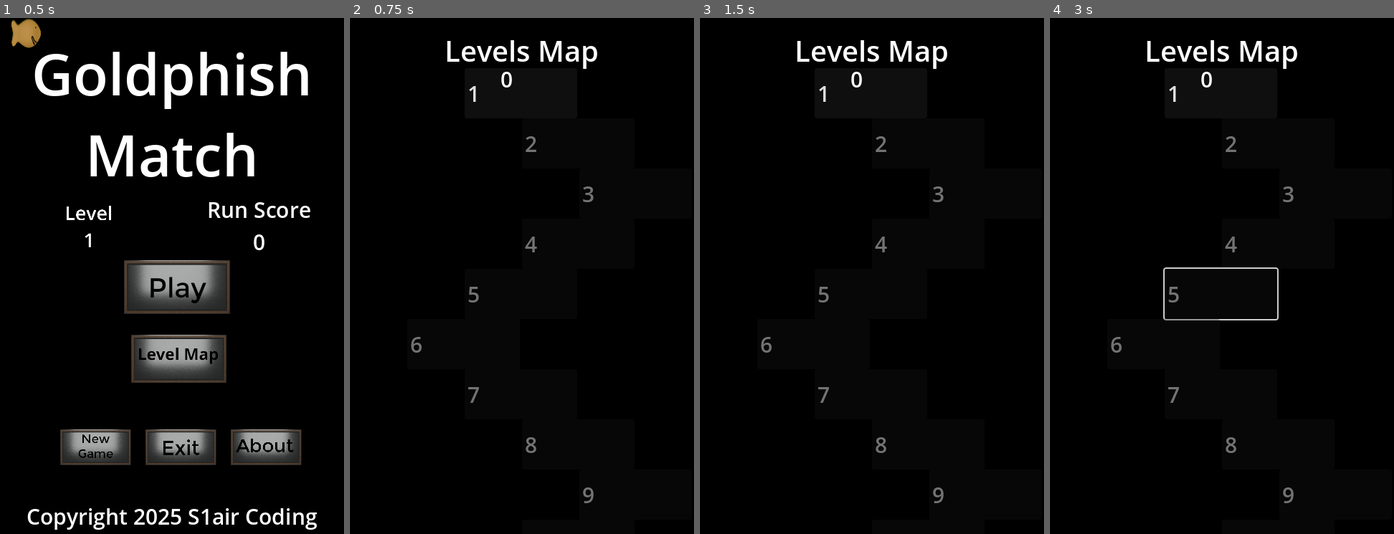
Above: before the commit, frames 1-4 (left to right).
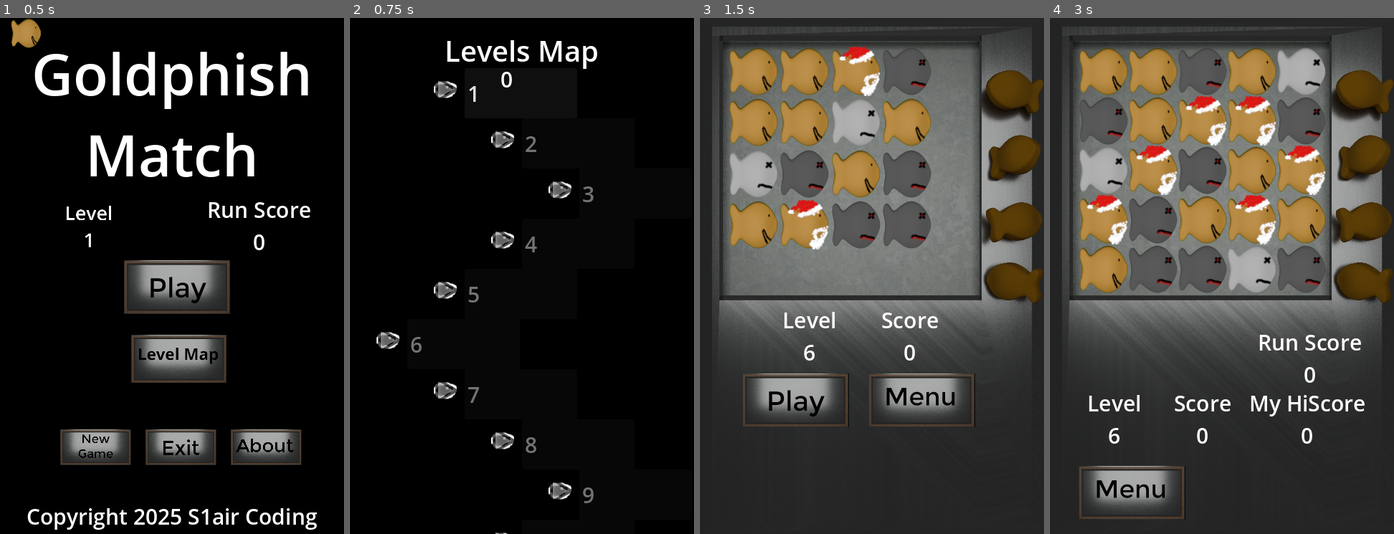
Above: after the commit, the same moments.

Repository: SecsAndCyber/GoldphishMatcher
Game: Godot game, scene res://source/menu_state.tscn
The game is run twice, just before and just after one commit, with the same random seed, the same clock (stepped at 60 frames per second) and the same inputs.
Inputs (mouse positions are in pixels of both pictures, inside the frame that each line leads up to):
- Up to frame 1 (0.5 s): no input
- Up to frame 2 (0.75 s): click (528, 358) at 0.5 s
- Up to frame 3 (1.5 s): click (799, 90) at 1.27 s
- Up to frame 4 (3 s): click (1270, 399) at 2.02 s; click (1228, 286) at 2.77 s

Frame 1 is identical in both runs. In frame 2, 1.6% of the frame differs, in the area x 7-65%, y 12-100%; in frame 3, 99%; in frame 4, 99%, in the area x 0-100%, y 0-100%.

Commit message:
Add rewatch option to level map

Diff:
--- a/source/level_island.tscn
+++ b/source/level_island.tscn
@@ -1,8 +1,10 @@
-[gd_scene load_steps=4 format=3 uid="uid://uyvmwyfyqof7"]
+[gd_scene load_steps=6 format=3 uid="uid://uyvmwyfyqof7"]
 
 [ext_resource type="Script" path="res://source/scripts/level_island.gd" id="1_mnovf"]
 [ext_resource type="Theme" uid="uid://docpmippif7jn" path="res://source/resources/PlayStateText.tres" id="1_vi3uh"]
 [ext_resource type="PackedScene" uid="uid://d1dm0gb8pvhv7" path="res://source/star_feed_back.tscn" id="3_ttldc"]
+[ext_resource type="Texture2D" uid="uid://jyvpo47up5c4" path="res://assets/UI/replay_icon.png" id="4_e3b57"]
+[ext_resource type="Texture2D" uid="uid://b8pbbf3pxkmhd" path="res://assets/UI/replay_icon_hover.png" id="5_8bxwj"]
 
 [node name="LevelIsland" type="Button"]
 offset_top = -1.0
@@ -30,3 +32,14 @@
 offset_right = 785.0
 offset_bottom = 240.0
 scale = Vector2(0.16, 0.16)
+
+[node name="TextureButton" type="TextureButton" parent="."]
+layout_mode = 0
+offset_left = -43.0
+offset_top = 14.0
+offset_right = -3.0
+offset_bottom = 54.0
+texture_normal = ExtResource("4_e3b57")
+texture_hover = ExtResource("5_8bxwj")
+
+[connection signal="pressed" from="TextureButton" to="." method="_on_texture_button_pressed"]
--- /dev/null
+++ b/source/rewatch_state.tscn
@@ -0,0 +1,158 @@
+[gd_scene load_steps=13 format=3 uid="uid://0eod5ot6e5b8"]
+
+[ext_resource type="PackedScene" uid="uid://b2a53t6xtelye" path="res://source/replay_state.tscn" id="1_mqri8"]
+[ext_resource type="Script" path="res://source/scripts/rewatch_state.gd" id="2_53kra"]
+[ext_resource type="Texture2D" uid="uid://dve8vqj2hvbn0" path="res://assets/backgrounds/background-1.png" id="3_6p24m"]
+[ext_resource type="Texture2D" uid="uid://drisw86hb5du7" path="res://assets/backgrounds/foreground-1.png" id="4_v7lwa"]
+[ext_resource type="Texture2D" uid="uid://bxvbt63obr7j1" path="res://assets/UI/Return_Button_Frames.png" id="5_v1dss"]
+[ext_resource type="Texture2D" uid="uid://oimu8os7fkqs" path="res://assets/UI/Play_Button_Frames.png" id="6_3bp42"]
+[ext_resource type="Theme" uid="uid://docpmippif7jn" path="res://source/resources/PlayStateText.tres" id="7_y5v6o"]
+[ext_resource type="PackedScene" uid="uid://d1dm0gb8pvhv7" path="res://source/star_feed_back.tscn" id="8_oj00r"]
+
+[sub_resource type="AtlasTexture" id="AtlasTexture_t6qk5"]
+atlas = ExtResource("5_v1dss")
+region = Rect2(0, 0, 298, 0)
+
+[sub_resource type="AtlasTexture" id="AtlasTexture_dhwgr"]
+atlas = ExtResource("5_v1dss")
+region = Rect2(298, 0, 298, 0)
+
+[sub_resource type="AtlasTexture" id="AtlasTexture_soy2p"]
+atlas = ExtResource("6_3bp42")
+region = Rect2(0, 0, 298, 0)
+
+[sub_resource type="AtlasTexture" id="AtlasTexture_7il42"]
+atlas = ExtResource("6_3bp42")
+region = Rect2(298, 0, 298, 0)
+
+[node name="RewatchState" type="Node2D"]
+
+[node name="ReplayState" parent="." instance=ExtResource("1_mqri8")]
+
+[node name="Container" type="Control" parent="."]
+layout_mode = 3
+anchors_preset = 0
+offset_right = 480.0
+offset_bottom = 720.0
+script = ExtResource("2_53kra")
+
+[node name="background" type="TextureRect" parent="Container"]
+z_index = -1
+layout_mode = 0
+offset_right = 480.0
+offset_bottom = 720.0
+scale = Vector2(0.3, 0.3)
+texture = ExtResource("3_6p24m")
+
+[node name="foreground" type="TextureRect" parent="Container"]
+z_index = 7
+layout_mode = 0
+offset_right = 1600.0
+offset_bottom = 2400.0
+scale = Vector2(0.3, 0.3)
+mouse_filter = 2
+texture = ExtResource("4_v7lwa")
+
+[node name="ReturnButton" type="TextureButton" parent="Container"]
+z_index = 10
+layout_mode = 1
+anchors_preset = 5
+anchor_left = 0.5
+anchor_right = 0.5
+offset_left = -5.0
+offset_top = 496.0
+offset_right = 293.0
+offset_bottom = 646.0
+grow_horizontal = 2
+scale = Vector2(0.5, 0.5)
+texture_normal = SubResource("AtlasTexture_t6qk5")
+texture_hover = SubResource("AtlasTexture_dhwgr")
+stretch_mode = 3
+
+[node name="PlayButton" type="TextureButton" parent="Container"]
+z_index = 10
+layout_mode = 1
+anchors_preset = 8
+anchor_left = 0.5
+anchor_top = 0.5
+anchor_right = 0.5
+anchor_bottom = 0.5
+offset_left = -181.0
+offset_top = 136.0
+offset_right = 117.0
+offset_bottom = 286.0
+grow_horizontal = 2
+grow_vertical = 2
+scale = Vector2(0.5, 0.5)
+texture_normal = SubResource("AtlasTexture_soy2p")
+texture_hover = SubResource("AtlasTexture_7il42")
+
+[node name="CurrentLevel" type="Label" parent="Container"]
+z_index = 10
+layout_mode = 0
+offset_left = 83.0
+offset_top = 399.0
+offset_right = 223.0
+offset_bottom = 489.0
+theme = ExtResource("7_y5v6o")
+text = "Level
+1"
+horizontal_alignment = 1
+vertical_alignment = 1
+
+[node name="CurrentScore" type="Label" parent="Container"]
+z_index = 10
+layout_mode = 0
+offset_left = 223.0
+offset_top = 399.0
+offset_right = 363.0
+offset_bottom = 489.0
+theme = ExtResource("7_y5v6o")
+text = "Score
+0"
+horizontal_alignment = 1
+vertical_alignment = 1
+
+[node name="HiScore" type="Label" parent="Container"]
+visible = false
+layout_mode = 1
+anchors_preset = 1
+anchor_left = 1.0
+anchor_right = 1.0
+offset_left = -200.0
+offset_top = 37.0
+offset_right = -60.0
+offset_bottom = 127.0
+grow_horizontal = 0
+theme = ExtResource("7_y5v6o")
+text = "Hi Score
+0"
+horizontal_alignment = 1
+vertical_alignment = 1
+
+[node name="DoneBanner" type="Label" parent="Container"]
+visible = false
+layout_mode = 1
+anchors_preset = 1
+anchor_left = 1.0
+anchor_right = 1.0
+offset_left = -367.0
+offset_top = 309.0
+offset_right = -175.0
+offset_bottom = 396.0
+grow_horizontal = 0
+theme = ExtResource("7_y5v6o")
+text = "Winner"
+horizontal_alignment = 1
+vertical_alignment = 1
+
+[node name="StarFeedBack" parent="Container" instance=ExtResource("8_oj00r")]
+z_index = 9
+offset_left = 34.0
+offset_top = 567.0
+offset_right = 794.0
+offset_bottom = 810.0
+scale = Vector2(0.555, 0.555)
+
+[connection signal="pressed" from="Container/ReturnButton" to="Container" method="_on_menu_button_pressed"]
+[connection signal="pressed" from="Container/PlayButton" to="Container" method="_on_play_button_pressed"]
--- a/source/scripts/level_island.gd
+++ b/source/scripts/level_island.gd
@@ -23,3 +23,8 @@
 # Called every frame. 'delta' is the elapsed time since the previous frame.
 func _process(_delta: float) -> void:
 	star_feed_back.display(Reg.LevelStars.get(level_id, 0))
+
+
+func _on_texture_button_pressed() -> void:
+	Reg.LastLevel = level_id
+	Reg.Sounds.get_parent().change_scene_to_file("res://source/rewatch_state.tscn")
--- a/source/scripts/level_map_camera.gd
+++ b/source/scripts/level_map_camera.gd
@@ -4,11 +4,11 @@
 @onready var viewport_size:Vector2 = Vector2(get_viewport_rect().size)
 # Called when the node enters the scene tree for the first time.
 func _ready() -> void:
-	limit_top = target_control.global_position.y
-	limit_bottom = target_control.size.y
+	limit_top = int(target_control.global_position.y)
+	limit_bottom = int(target_control.size.y)
 
 func _process(_delta: float) -> void:
-	position.y = clampi(position.y, limit_top, limit_bottom - viewport_size.y)
+	position.y = int(clampf(position.y, limit_top, limit_bottom - viewport_size.y))
 
 func move_y(delta: float, scaled: bool = false) -> void:
 	var _target_y: float = position.y + delta
--- a/source/scripts/level_map_state.gd
+++ b/source/scripts/level_map_state.gd
@@ -18,6 +18,7 @@
 		level_islands.remove_child(li)
 		li.queue_free()
 
+	@warning_ignore("integer_division")
 	var x_steps = [480/6, 480/3, 480/2, 2*480/3, 480/2, 480/3]
 	for level_id in range(1,31):
 		var level_button = LevelIslandFactory.instantiate()
--- /dev/null
+++ b/source/scripts/rewatch_state.gd
@@ -0,0 +1,63 @@
+extends Control # GameState
+class_name RewatchState
+
+@onready var return_button: TextureButton = $ReturnButton
+@onready var play_button: TextureButton = $PlayButton
+@onready var background: TextureRect = $background
+@onready var foreground: TextureRect = $foreground
+@onready var current_level: Label = $CurrentLevel
+@onready var current_score: Label = $CurrentScore
+@onready var hi_score: Label = $HiScore
+@onready var done_banner: Label = $DoneBanner
+@onready var star_feed_back: Control = $StarFeedBack
+
+var display_score:int = Reg.Score
+
+# Called when the node enters the scene tree for the first time.
+func _ready() -> void:
+	# super._ready()
+	Reg.Levels = Reg.LastLevel
+	Reg.LastMoves = Reg.HiScoreMoves.get(Reg.LastLevel,[])
+	display_score = Reg.HiScore.get(Reg.LastLevel,0)
+	call_deferred("do_rewatch_setup")
+
+func do_rewatch_setup():
+	# Do initialization here
+	Reg.HiScoreSet = false
+	$CurrentLevel.text = "Level\n" + str(Reg.Levels);
+	$CurrentScore.text = "Score\n" + str(display_score);
+
+	if Reg.Levels in Reg.HiScore:
+		$HiScore.text = "Hi Score\n" + str(Reg.HiScore[Reg.Levels]);
+
+	star_feed_back.global_position = Vector2(242, 625)
+	star_feed_back.scale  = Vector2(0.286, 0.286)
+	star_feed_back.display(Reg.LevelStars.get(Reg.Levels, 0))
+
+	Reg.Score = 0
+	Reg.saveScore()
+	Reg.PS = null
+	get_tree().create_timer(1).timeout.connect(func():
+		replay_state._on_check_button_toggled(true)
+	)
+
+# Called every frame. 'delta' is the elapsed time since the previous frame.
+func _process(_delta: float) -> void:
+	pass
+
+
+func _on_menu_button_pressed() -> void:
+	Reg.RunningScore = 0
+	Reg.Score = 0
+	Reg.saveScore()
+	Reg.Replay = false
+	replay_state.change_scene_to_file("res://source/menu_state.tscn")
+
+@onready var replay_state: ReplayState = $"../ReplayState/Container"
+
+func _on_play_button_pressed() -> void:
+	Reg.RunningScore = 0
+	Reg.Score = 0
+	Reg.saveScore()
+	Reg.Replay = false
+	replay_state.change_scene_to_file("res://source/play_state.tscn")
Binary file added: assets/UI/replay_icon.png
Not shown, added: assets/UI/replay_icon.png.import
Binary file added: assets/UI/replay_icon_hover.png
Not shown, added: assets/UI/replay_icon_hover.png.import
